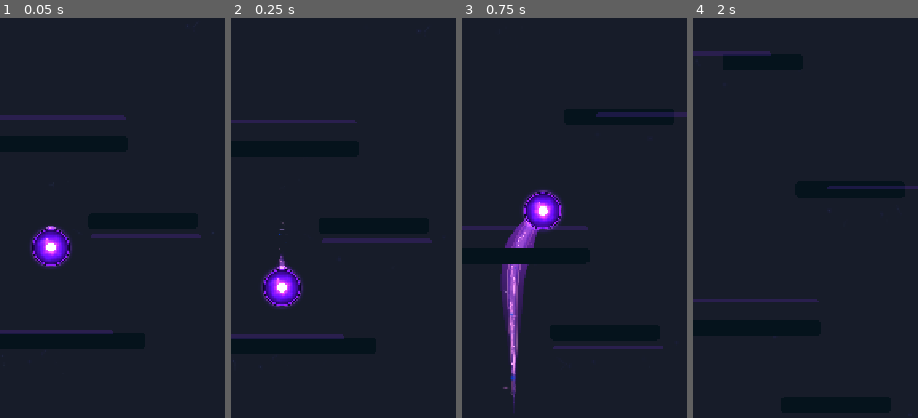
Above: before the commit, frames 1-4 (left to right).
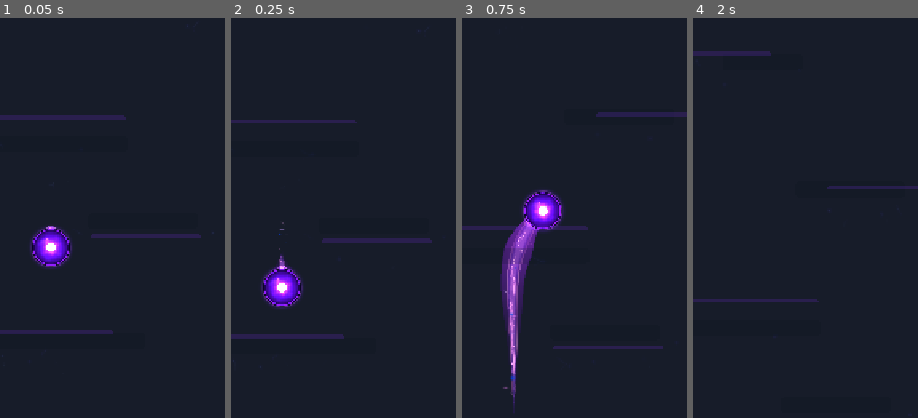
Above: after the commit, the same moments.

Repository: Kryodo/TowerJump
Game: Godot game, scene res://scenes/platform_test_room.tscn
The game is run twice, just before and just after one commit, with the same random seed, the same clock (stepped at 60 frames per second) and the same inputs. This scene is started directly instead of the project's main scene.
Inputs (mouse positions are % of the whole screen's width and height, from its top left):
- Up to frame 1 (0.05 s): no input
- Up to frame 2 (0.25 s): no input
- Up to frame 3 (0.75 s): move the mouse to (45, 70) at 0.52 s; hold Right (ui_right) from 0.53 s (still down); click (45, 70) at 0.67 s
- Up to frame 4 (2 s): release Right (ui_right) at 1.25 s; drag from (80, 65) to (45, 70) at 1.27 s
The pictures show only the part of the screen within x 39-89%, y 19-69%; the shares and areas given below are measured in that part.

The runs differ from the first frame. In frame 3, 0.5% of the frame differs, in the area x 17-36%, y 57-62%; in frame 4, less than 0.1%.

Commit message:
Add per-platform construction opacity to body shader

Diff:
--- a/scenes/platform.gdshader
+++ b/scenes/platform.gdshader
@@ -3,6 +3,7 @@
 uniform float platform_height = 20.0;
 uniform float reflection_height = 2.0;
 instance uniform float landing_pulse: hint_range(0.0, 1.0) = 0.0;
+instance uniform float assembly_alpha: hint_range(0.0, 1.0) = 1.0;
 
 void fragment() {
     vec2 uv = UV;
@@ -133,5 +134,5 @@
     // OUTPUT
     // --------------------------------------------------
 
-    COLOR = vec4(body, 1.0);
+    COLOR = vec4(body, COLOR.a * clamp(assembly_alpha, 0.0, 1.0));
 }
